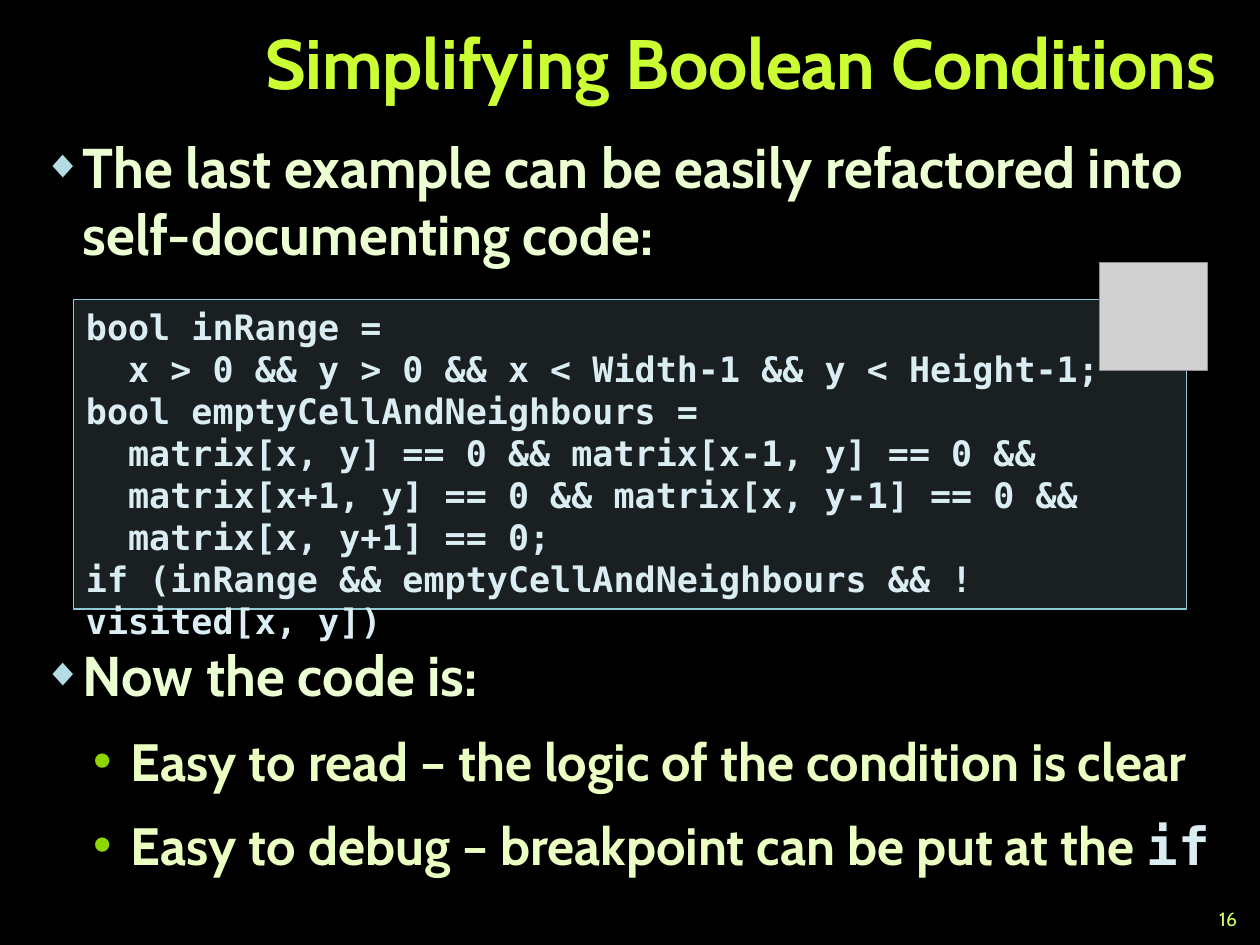
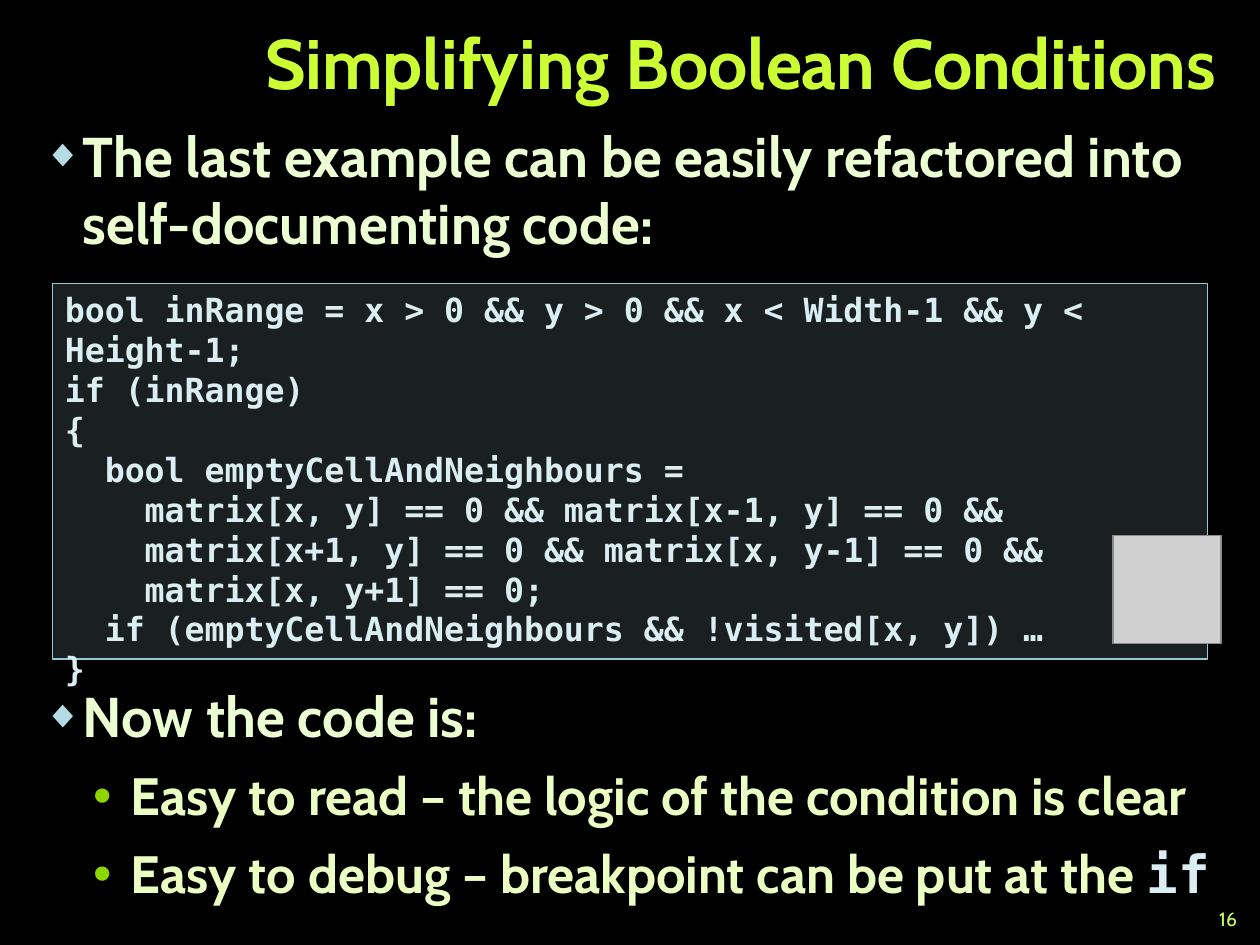
Before and after one commit to NikolayGenov/TelerikAcademy, a slide deck: slide 16 of KPK/Lectures/6. Using Control Structures, Conditional Statements and Loops.pptx. Drawn at 1260x945 pixels with LibreOffice and Linux fonts; fonts in the diff are those of the drawing; grey boxes stand for pictures; background and template pictures are left out. Boxes give left, top, right and bottom in pixels: in the first picture for what was removed or moved away, otherwise in the second. Text is boxed around its words. In the diff, an @@ line names an element or a change of style, - is before the commit and + after.

Commit message:
KPK Using conditionalStatementsLoops etc.

```diff
--- a/KPK/Lectures/6. Using Control Structures, Conditional Statements and Loops.pptx
+++ b/KPK/Lectures/6. Using Control Structures, Conditional Statements and Loops.pptx
@@ text "The last example can be ...": place and size @@
-text "The last example can be ..." at (83, 146, 1210, 877)
+text "The last example can be ..." at (83, 135, 1183, 257)
@@ rectangle "bool inRange = x > ...": place and size @@
-rectangle "bool inRange = x > ..." at (73, 300, 1186, 610)
+rectangle "bool inRange = x > ..." at (53, 284, 1208, 659)
@@ text in rectangle at (65, 295, 1043, 409): text changed; size 20 to 19 pt @@
-bool inRange =
-x > 0 && y > 0 && x < Width-1 && y < Height-1;
+bool inRange = x > 0 && y > 0 && x < Width-1 && y < Height-1;
+if (inRange)
+{
@@ text in rectangle at (105, 455, 983, 609): size 20 to 19 pt in "bool emptyCellAndNeighbours =", "matrix[x, y] == 0 && matrix[x-1, y] ...", "matrix[x+1, y] == 0 && matrix[x, y-1] ...", "matrix[x, y+1] == 0;" @@
@@ picture: place and size @@
-picture at (1100, 262, 1208, 370)
+picture at (1113, 536, 1221, 644)
@@ text in rectangle at (105, 614, 1003, 648): text changed; size 20 to 19 pt @@
-if (inRange && emptyCellAndNeighbours && !visited[x, y])
+if (emptyCellAndNeighbours && !visited[x, y]) …
+}
@@ text at (83, 654, 1210, 877): paragraphs removed @@
-◆ Now the code is:
-  • Easy to read – the logic of the condition is clear
-  • Easy to debug – breakpoint can be put at the if
@@ text added at (83, 695, 1210, 905), 30 pt, text #EBFFC2, bold @@
+◆ Now the code is:
+  • Easy to read – the logic of the condition is clear
+  • Easy to debug – breakpoint can be put at the if
```
Also in this commit, not shown: 45 other slides changed, 17 other files.
